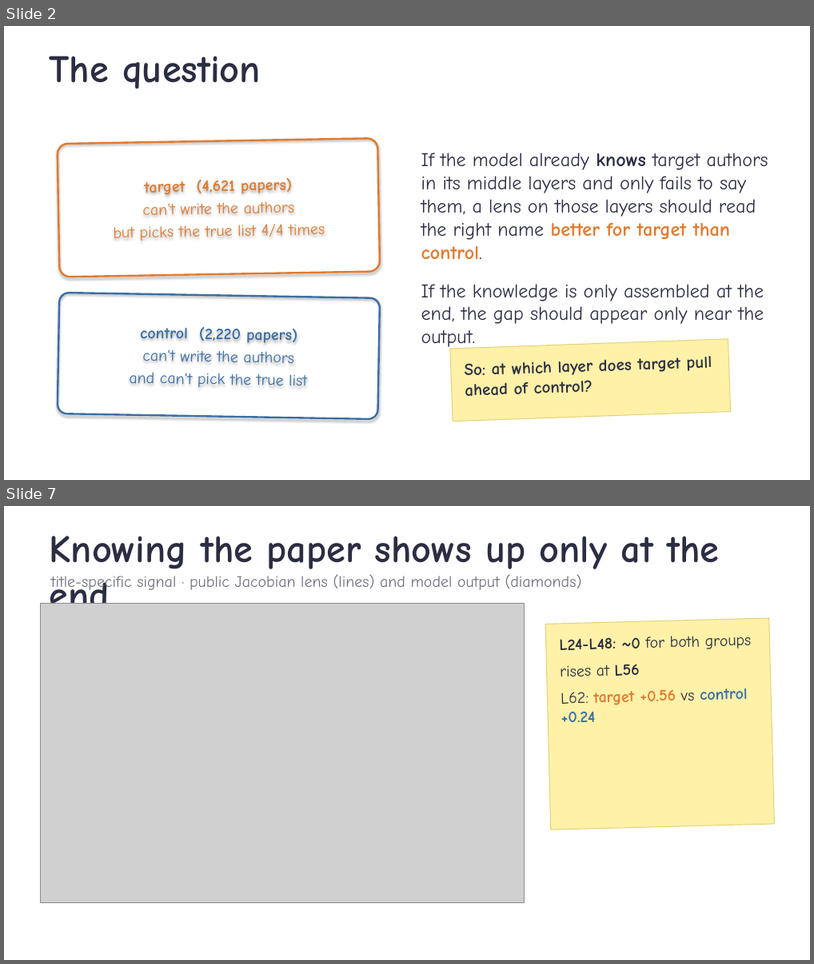
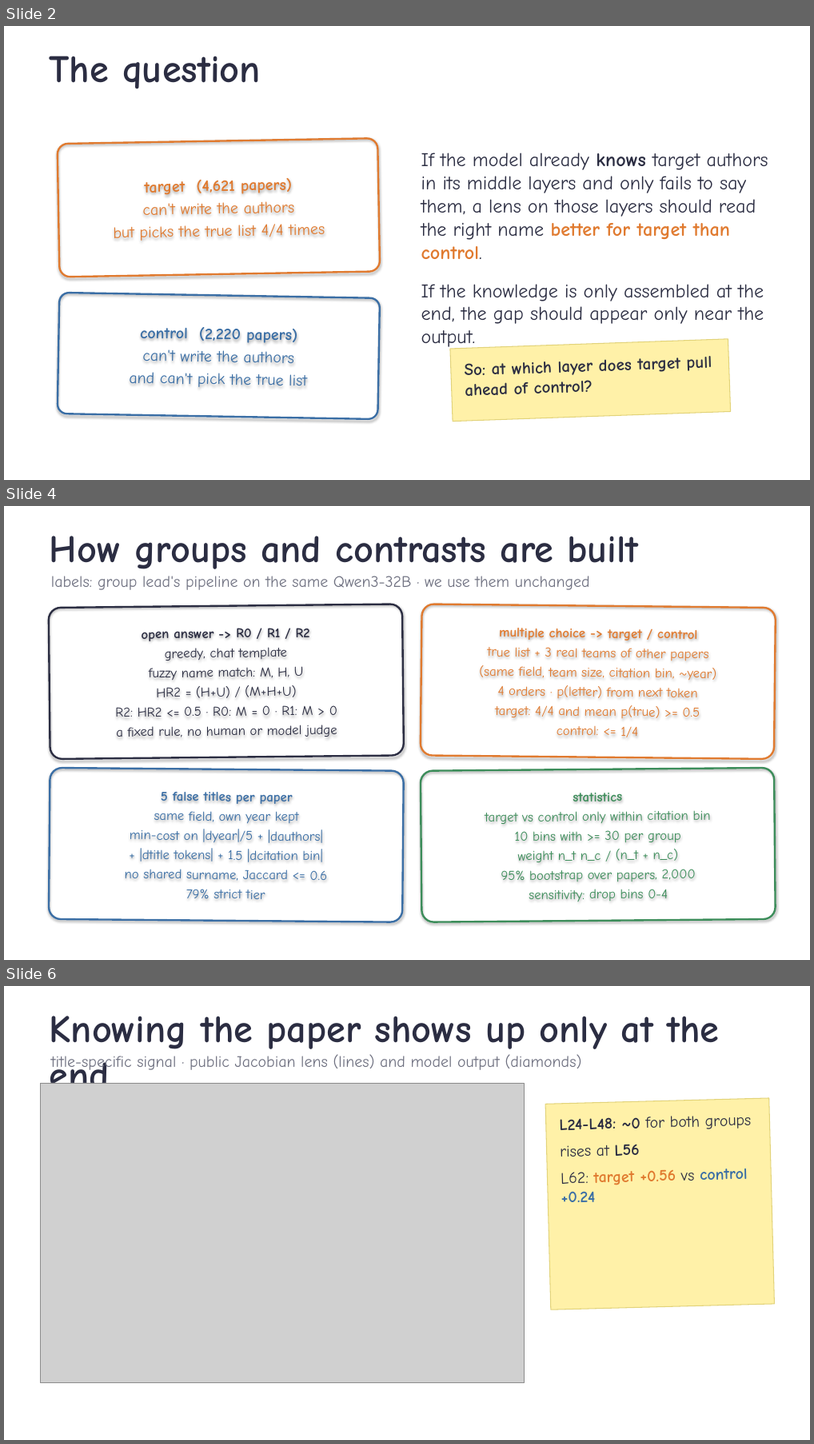
Before and after one commit to ZhiQ1/jlens-authorship-recall, a slide deck: experiment_files/351_stage10/reports/talk/Stage10_author_readout_talk.pptx. Shown one above the other, each under a label of ours: slides 2 and 7 before the commit, slides 2, 4 and 6 after it; the slides between them are not shown. The pictures are 814x964 and 814x1444 pixels, drawn with LibreOffice and Linux fonts; fonts in the diff are those of the drawing; grey boxes stand for pictures; background and template pictures are left out. Boxes give left, top, right and bottom in pixels: in the first picture for what was removed or moved away, otherwise in the second. Text is boxed around its words. In the diff, an @@ line names an element or a change of style, - is before the commit and + after.

Commit message:
Report and talk: data provenance, label and lens-fitting details, Stage 11 design details, read-early/spoken-late wording; Stage 12 fit takeover

```diff
--- a/experiment_files/351_stage10/reports/talk/Stage10_author_readout_talk.pptx
+++ b/experiment_files/351_stage10/reports/talk/Stage10_author_readout_talk.pptx
@@ slide 4 added at [4,506,810,960], background picture (left out) @@
@@ text added at [50,536,638,569], 46 pt, text #2B2D42, bold @@
+How groups and contrasts are built
@@ text added at [51,576,590,590], 19 pt, text #6E7080 @@
+labels: group lead's pipeline on the same Qwen3-32B · we use them unchanged
@@ rounded rectangle added at [49,604,404,759], outline #2B2D42 2.25 pt, 16 pt, text #2B2D42 @@
+open answer -> R0 / R1 / R2
+greedy, chat template
+fuzzy name match: M, H, U
+HR2 = (H+U) / (M+H+U)
+R2: HR2 <= 0.5 · R0: M = 0 · R1: M > 0
+a fixed rule, no human or model judge
@@ rounded rectangle added at [421,604,776,759], outline #E07A2F 2.25 pt, 16 pt, text #E07A2F @@
+multiple choice -> target / control
+true list + 3 real teams of other papers
+(same field, team size, citation bin, ~year)
+4 orders · p(letter) from next token
+target: 4/4 and mean p(true) >= 0.5
+control: <= 1/4
@@ rounded rectangle added at [49,768,404,922], outline #3A6EA5 2.25 pt, 16 pt, text #3A6EA5 @@
+5 false titles per paper
+same field, own year kept
+min-cost on |dyear|/5 + |dauthors|
++ |dtitle tokens| + 1.5 |dcitation bin|
+no shared surname, Jaccard <= 0.6
+79% strict tier
@@ rounded rectangle added at [421,768,776,922], outline #3C8D5A 2.25 pt, 16 pt, text #3C8D5A @@
+statistics
+target vs control only within citation bin
+10 bins with >= 30 per group
+weight n_t n_c / (n_t + n_c)
+95% bootstrap over papers, 2,000
+sensitivity: drop bins 0-4
@@ what was slide 7 is now slide 6 @@
```
Also in this commit, not shown: 7 slides changed, 1 other slide added, 5 other files.
